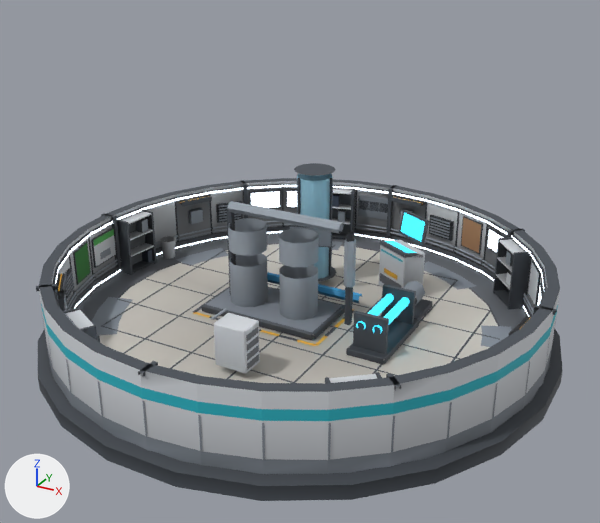
Two versions of the glTF model assets/models/water_recycler_s_far.glb, one commit apart.
Camera for both pictures: a camera (50 mm lens) standing at (6.6, -11.98, 7.28) and looking at (0.24, -0.41, 1.49). The axes (+X, +Y, +Z) are drawn at lower left. The lights are the same throughout. The older version comes first.

The first picture shows 'Base', 'Interior'.
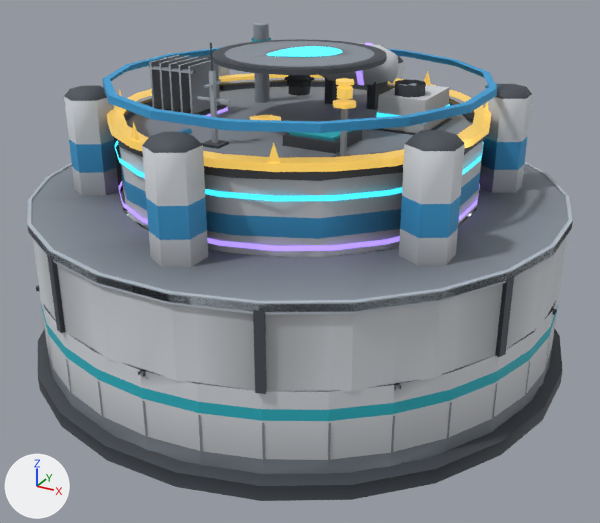
Where the change shows, as pixel boxes [x1, y1, x2, y2] in the pictures (600 x 523 px):
'Roof', added: after [28, 23, 573, 394]
    faces in mat_palette_001: [28, 23, 573, 394]
    faces in mat_neon_001: [266, 46, 342, 56]
'L4', added: after [119, 43, 480, 251]
    faces in mat_palette_001: [148, 43, 399, 116]
    faces in mat_l4band_001: [119, 43, 480, 251]
'L5', added: after [107, 71, 491, 172]
    faces in mat_l5gold_001: [107, 71, 491, 172]
    faces in mat_palette_001: [332, 109, 353, 157]
'L2', added: after [27, 43, 573, 315]
'L3', added: after [115, 77, 484, 201]
    faces in mat_palette_001: [284, 77, 452, 135]
    faces in mat_l3band_001: [115, 104, 484, 201]
'Interior', unchanged, covered by the edit: before [91, 163, 512, 373]; after [259, 249, 389, 257]

The change, as a diff of the scene's bpy script:
```diff
--- a/assets/models/water_recycler_s_far.glb.py
+++ b/assets/models/water_recycler_s_far.glb.py
@@ mat_neon_001 @@
+mat_neon_001 = bpy.data.materials.new('Neon.001')
+# nodes: BsdfPrincipled, Mix, OutputMaterial, VertexColor
+# colours: cyan #38ebff, cyan #29b6c6, mixed with the vertex colours
@@ mat_l5gold_001 @@
+mat_l5gold_001 = bpy.data.materials.new('L5Gold.001')
+# nodes: BsdfPrincipled, Mix, OutputMaterial, VertexColor
+# colours: orange #cba650, orange #ffd166, mixed with the vertex colours
@@ mat_l4band_001 @@
+mat_l4band_001 = bpy.data.materials.new('L4Band.001')
+# nodes: BsdfPrincipled, Mix, OutputMaterial, VertexColor
+# colours: purple #aa8eff, purple #a78bfa, mixed with the vertex colours
@@ me_roof @@
+me_roof.from_pydata(...)  # 1679 vertices, 2132 faces; spans x -4.49..4.49, y -4.49..4.49, z 1.38..5.2
+# faces by material slot: [78, 2054]
+me_roof.materials.append(mat_neon_001)
+me_roof.materials.append(mat_palette_001)
@@ me_l5 @@
+me_l5.from_pydata(...)  # 193 vertices, 234 faces; spans x -3.1..3.1, y -3.1..3.1, z 3.74..4.96
+# faces by material slot: [216, 18]
+me_l5.materials.append(mat_l5gold_001)
+me_l5.materials.append(mat_palette_001)
@@ me_l4 @@
+me_l4.from_pydata(...)  # 190 vertices, 222 faces; spans x -3.02..3.02, y -3.02..3.02, z 2.77..4.92
+# faces by material slot: [84, 138]
+me_l4.materials.append(mat_l4band_001)
+me_l4.materials.append(mat_palette_001)
@@ me_l3 @@
+me_l3.from_pydata(...)  # 143 vertices, 148 faces; spans x -3.02..3.02, y -3.02..3.02, z 3.5..4.55
+# faces by material slot: [56, 92]
+me_l3.materials.append(mat_l3band_001)
+me_l3.materials.append(mat_palette_001)
@@ me_l2_001 @@
+me_l2_001.from_pydata(...)  # 112 vertices, 134 faces; spans x -4.49..4.49, y -4.49..4.49, z 2.54..5.34
+me_l2_001.materials.append(mat_palette_001)
@@ ob_roof @@
+ob_roof = bpy.data.objects.new('Roof', me_roof)
+ob_roof.location = (0.0, 0.0, 0.0)
@@ ob_l5 @@
+ob_l5 = bpy.data.objects.new('L5', me_l5)
+ob_l5.location = (0.0, 0.0, 0.0)
@@ ob_l4 @@
+ob_l4 = bpy.data.objects.new('L4', me_l4)
+ob_l4.location = (0.0, 0.0, 0.0)
@@ ob_l3 @@
+ob_l3 = bpy.data.objects.new('L3', me_l3)
+ob_l3.location = (0.0, 0.0, 0.0)
@@ ob_l2 @@
+ob_l2 = bpy.data.objects.new('L2', me_l2_001)
+ob_l2.location = (0.0, 0.0, 0.0)
```
